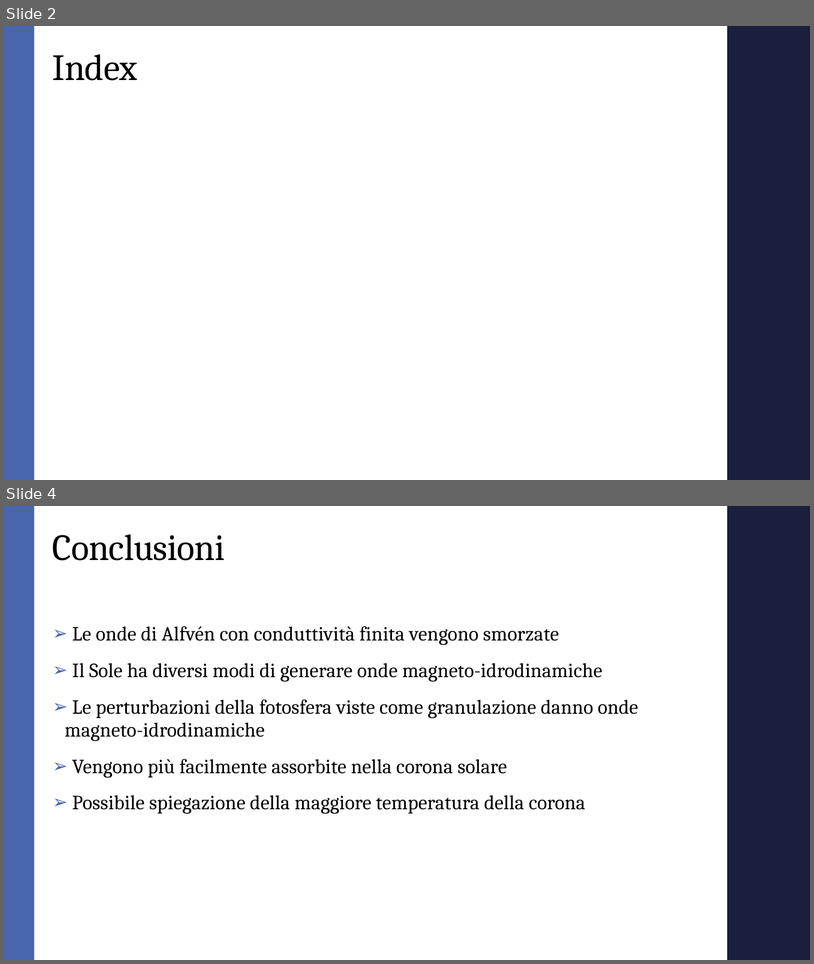
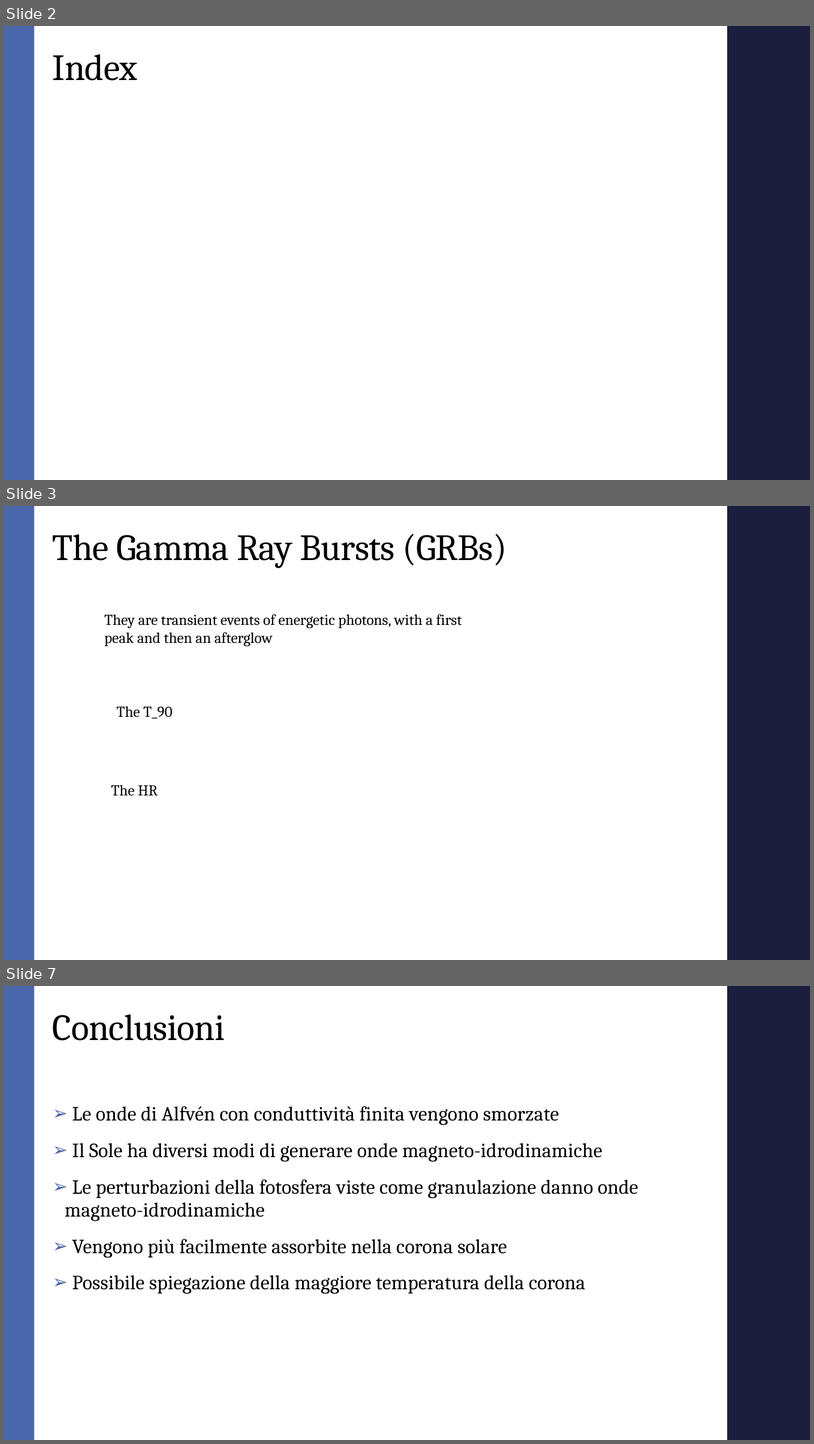
Before and after one commit to AndreaMarcone01/Bayesian_exam, a slide deck: Seminar.pptx. Shown one above the other, each under a label of ours: slides 2 and 4 before the commit, slides 2, 3 and 7 after it; the slides between them are not shown. The pictures are 814x964 and 814x1444 pixels, drawn with LibreOffice and Linux fonts; fonts in the diff are those of the drawing; grey boxes stand for pictures; background and template pictures are left out. Boxes give left, top, right and bottom in pixels: in the first picture for what was removed or moved away, otherwise in the second. Text is boxed around its words. In the diff, an @@ line names an element or a change of style, - is before the commit and + after.

```diff
--- a/Seminar.pptx
+++ b/Seminar.pptx
@@ slide 3 added at (4, 506, 810, 960), background #FFFFFF; not listed: 2 template elements that a slide beside it also shows @@
@@ title added at (53, 534, 507, 568), 44 pt, text #000000 @@
+The Gamma Ray Bursts (GRBs)
@@ text added at (104, 614, 462, 646), 18 pt, text #000000 @@
+They are transient events of energetic photons, with a first peak and then an afterglow
@@ text added at (117, 706, 172, 718), 18 pt, text #000000 @@
+The T_90
@@ text added at (111, 784, 158, 795), 18 pt, text #000000 @@
+The HR
@@ what was slide 4 is now slide 7 @@
```
Also in this commit, not shown: 2 other slides added, 2 other files.
